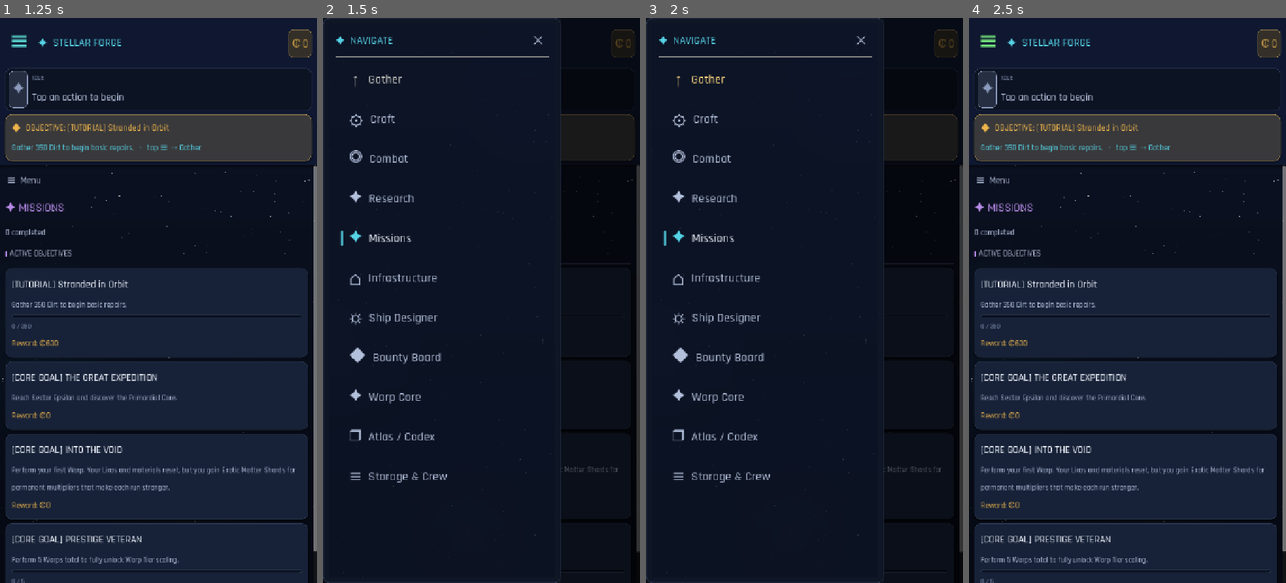
Above: before the commit, frames 1-4 (left to right).
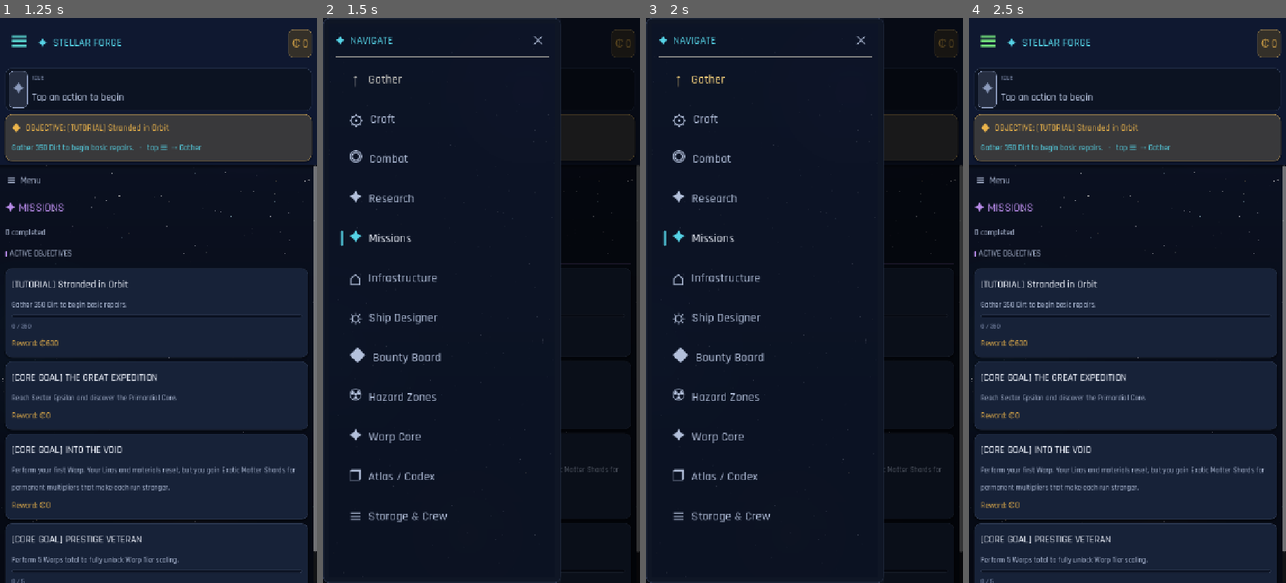
Above: after the commit, the same moments.

Repository: trakyalilter/TestMobileGame
Game: Godot game, scene res://scenes/main.tscn
Two runs of this game, one before a commit and one after it. Both use one fixed random seed, a clock stepped at 60 frames per second and the inputs below.
Inputs:
- Up to frame 1 (1.25 s): click "☰" at 0.5 s
- Up to frame 2 (1.5 s): click "☰" at 1.25 s
- Up to frame 3 (2 s): no input
- Up to frame 4 (2.5 s): click "✕" at 2 s

Frame 1 is identical in both runs. In frame 2, 0.9% of the frame differs, in the area x 8-40%, y 65-90%; in frame 3, 0.9%; in frame 4, nothing differs.

Commit message:
Phase 4: UI — surface combat resists, enrage, hazard zones & trinity sets
Mobile (portrait, code-built) UI for the v109 combat overhaul:

- Resist/weakness chips (_affinity_row / _tag_chip): ▼ WEAK (green) for
  negative resist, ⛨ RESIST (red) for positive, plus ⚔ DEALS <type> and a
  warp-hardened/cryo warning. Shown on enemy cards, the Intel modal (with a
  Damage Profile section + enrage telegraph) and the Atlas.
- Live battle readout: affinity chips on the enemy, an ENRAGED indicator that
  lights when enrage triggers (or "enrages < X% HP" telegraph for bosses), and
  a hazard WAVE x/y counter. Typed hull-damage popups now read "-N KIN/NRG/EXP".
- Hazard Zones page (More / drawer): name/desc/type, LOCKED until the unlock
  boss falls (named), counter-module warning, max waves, first-clear reward,
  and an Enter Gauntlet button calling start_hazard. Active-run banner.
- Trinity sets (_trinity_view on Ship loadout): every set with x/3 piece
  progress and its full bonus list, active sets lit, in-progress discoverable.
- Atlas lists hazard (hz_) enemies and surfaces affinity on every entry.
- Fixed pre-existing banner/text crash: active_id is the hazard zone (not an
  enemy) during a gauntlet — read enemy_inst/hazard name instead.

game_state: added enemy_enraged() getter and typed enemy-damage event tags.
tools/sim_pages.gd extended to assert WEAK/KIN/RESIST/WAVE/trinity text is
present in the built tree; tools/shot_pages.gd renders PNGs under /tmp (xvfb).

https://claude.ai/code/session_01GUAm67mj5mAEoyJTAWupry

Diff:
--- a/scripts/core/game_state.gd
+++ b/scripts/core/game_state.gd
@@ -2077,10 +2077,13 @@
 				return
 	player_shield = maxf(0.0, player_shield - res[0])
 	combat_hp -= res[1]
+	# v109 typed enemy-damage readout: tag hull damage with the enemy's dmg_type
+	# (KIN/NRG/EXP) so the popup tells the player what's hurting them.
+	var dtag: String = {"energy": "NRG", "explosive": "EXP"}.get(String(enemy_inst.get("dmg_type", "kinetic")), "KIN")
 	if res[0] > 0:
-		_event("-%d" % int(res[0]), "55d3e6", "player")
+		_event("-%d %s" % [int(res[0]), dtag], "55d3e6", "player")
 	if res[1] > 0:
-		_event("-%d" % int(res[1]), "ef6a52", "player")
+		_event("-%d %s" % [int(res[1]), dtag], "ef6a52", "player")
 	if combat_hp <= 0.0:
 		_lose_combat()
 
@@ -2281,6 +2284,10 @@
 # has >=1 kill; it runs max_waves waves (regular pool, elite at max_waves-2, boss
 # at max_waves-1), scaling enemy hp/atk/shield x(1+wave*0.20). First clear grants
 # a reward. EMP hazards jam weapons unless the counter module is equipped.
+## Public read of the per-fight enrage state for the live battle readout.
+func enemy_enraged() -> bool:
+	return _enemy_enraged
+
 func is_hazard_unlocked(zone_id: String) -> bool:
 	var hz: Dictionary = GameData.HAZARD_ZONES.get(zone_id, {})
 	if hz.is_empty():
--- a/scripts/ui/main.gd
+++ b/scripts/ui/main.gd
@@ -10,12 +10,13 @@
 	{"id": "research", "label": "Research"},
 	{"id": "more",     "label": "More"},
 ]
-const PAGE_IDS := ["gather", "craft", "combat", "research", "more", "build", "ship", "bounty", "warp", "missions", "atlas", "stats"]
+const PAGE_IDS := ["gather", "craft", "combat", "research", "more", "build", "ship", "bounty", "warp", "missions", "atlas", "stats", "hazard"]
 const MORE_MENU := [
 	{"id": "missions", "label": "✦  Missions"},
 	{"id": "build",  "label": "⌂  Infrastructure"},
 	{"id": "ship",   "label": "⛭  Ship Designer"},
 	{"id": "bounty", "label": "◆  Bounty Board"},
+	{"id": "hazard", "label": "☢  Hazard Zones"},
 	{"id": "warp",   "label": "✦  Warp Core"},
 	{"id": "atlas",  "label": "❒  Atlas / Codex"},
 	{"id": "stats",  "label": "≡  Storage & Crew"},
@@ -52,6 +53,7 @@
 	{"id": "build",    "label": "Infrastructure", "icon": "⌂"},
 	{"id": "ship",     "label": "Ship Designer",  "icon": "⛭"},
 	{"id": "bounty",   "label": "Bounty Board",   "icon": "◆"},
+	{"id": "hazard",   "label": "Hazard Zones",   "icon": "☢"},
 	{"id": "warp",     "label": "Warp Core",      "icon": "✦"},
 	{"id": "atlas",    "label": "Atlas / Codex",  "icon": "❒"},
 	{"id": "stats",    "label": "Storage & Crew", "icon": "≡"},
@@ -115,6 +117,8 @@
 var _player_heat_bar: ProgressBar = null
 var _enemy_anchor: Control = null
 var _player_anchor: Control = null
+var _enrage_chip: Control = null      # live ENRAGED indicator in the battle view
+var _wave_label: Label = null         # live hazard "WAVE x/y" counter
 var _seen_events := 0
 var _reset_armed := false
 var _warp_armed := false
@@ -435,6 +439,10 @@
 		if is_instance_valid(_player_heat_bar):
 			_player_heat_bar.max_value = GameState.MAX_HEAT
 			_player_heat_bar.value = GameState.player_heat
+		if is_instance_valid(_enrage_chip):
+			_enrage_chip.visible = GameState.enemy_enraged()
+		if is_instance_valid(_wave_label) and GameState.hazard_state.get("active", false):
+			_wave_label.text = "WAVE %d/%d" % [int(GameState.hazard_state["wave"]) + 1, int(GameState.hazard_state["max_waves"])]
 		_drain_combat_events()
 
 # Pages whose content is static/expensive (positioned node-graph, big codex) and
@@ -859,6 +867,8 @@
 	_player_heat_bar = null
 	_enemy_anchor = null
 	_player_anchor = null
+	_enrage_chip = null
+	_wave_label = null
 	match current:
 		"gather":   _build_gather()
 		"craft":    _build_craft()
@@ -872,6 +882,7 @@
 		"research": _build_research()
 		"more":     _build_more()
 		"stats":    _build_stats()
+		"hazard":   _build_hazard()
 	# Let touch drags fall through cards to the page's ScrollContainer so the
 	# whole content surface scrolls (not just the dark background gaps). Panels
 	# and containers default to MOUSE_FILTER_STOP, which eats the drag.
@@ -1064,6 +1075,54 @@
 	var req: String = zone.get("research_req", "")
 	return req == "" or GameState.is_research_unlocked(req)
 
+# ---- Damage-type / resistance widgets (v109 headline mechanic) ----
+# A short type tag + accent for an enemy's own attack damage type.
+func _dmg_type_tag(dmg_type: String) -> Array:
+	match dmg_type:
+		"energy":    return ["NRG", CYAN]
+		"explosive": return ["EXP", BUILD]
+		"cryo":      return ["CRYO", "8fdcff"]
+		_:           return ["KIN", GOLD]
+
+# A compact color-coded chip (rounded pill). weak = green (good for player),
+# resist = red/grey (bad for player). Reused on cards, intel, and atlas.
+func _tag_chip(text: String, accent: String) -> Control:
+	var pill := PanelContainer.new()
+	pill.size_flags_vertical = Control.SIZE_SHRINK_CENTER
+	var sb := _bordered(_mix(accent, INSET, 0.82), _mix(accent, LINE, 0.5), 1, 7)
+	sb.content_margin_left = 7
+	sb.content_margin_right = 7
+	sb.content_margin_top = 2
+	sb.content_margin_bottom = 2
+	pill.add_theme_stylebox_override("panel", sb)
+	var l := Label.new()
+	l.text = text
+	l.add_theme_font_size_override("font_size", _fs(9))
+	l.add_theme_color_override("font_color", Color.html(accent))
+	pill.add_child(l)
+	return pill
+
+# Row of WEAK / RESIST affinity chips for an enemy plus a "Deals: TYPE" chip.
+# Negative resist = the enemy takes MORE of that type → ▼ WEAK (green, target it).
+# Positive resist = takes LESS → ⛨ RESIST (red, avoid that weapon).
+func _affinity_row(e: Dictionary) -> Control:
+	var fc := HFlowContainer.new()
+	fc.add_theme_constant_override("h_separation", 5)
+	fc.add_theme_constant_override("v_separation", 5)
+	# The enemy's own attack type — tells the player which armor matters.
+	var dt: Array = _dmg_type_tag(String(e.get("dmg_type", "kinetic")))
+	fc.add_child(_tag_chip("⚔ DEALS %s" % dt[0], dt[1]))
+	# Warp-hardened: conventional damage is near-useless; flag it loudly.
+	if bool(e.get("warp_hardened", false)):
+		fc.add_child(_tag_chip("⚠ WARP-HARDENED · USE CRYO", PURP))
+	for entry in [["resist_k", "KIN"], ["resist_e", "NRG"], ["resist_x", "EXP"], ["resist_cryo", "CRYO"]]:
+		var val := float(e.get(entry[0], 0.0))
+		if val < -0.05:
+			fc.add_child(_tag_chip("▼ WEAK %s %d%%" % [entry[1], int(round(-val * 100.0))], GREEN))
+		elif val > 0.05:
+			fc.add_child(_tag_chip("⛨ RESIST %s %d%%" % [entry[1], int(round(val * 100.0))], RED))
+	return fc
+
 func _enemy_card(id: String, e: Dictionary) -> Control:
 	var v := _card(RED, true)
 	# Fill the grid row so both cards in a row match the taller one (enemies have
@@ -1081,6 +1140,8 @@
 	if int(e.get("max_shield", 0)) > 0:
 		stats.insert(1, _line("Shield %s" % GameData.fmt(e["max_shield"]), CYAN))
 	_inset(v, "TARGET", stats, RED)
+	# Headline mechanic: weakness / resist chips so the player picks the right gun.
+	v.add_child(_affinity_row(e))
 	_inset(v, "SALVAGE", _loot_lines(e.get("loot", [])), RED)
 	# Idle combat preview: can you win/farm this, and how fast?
 	var pv := GameState.combat_preview(id)
@@ -1157,6 +1218,13 @@
 	if int(e.get("max_shield", 0)) > 0:
 		stat_lines.insert(1, _line("Shield %s" % GameData.fmt(e["max_shield"]), CYAN))
 	_inset(v, "COMBAT STATS", stat_lines, RED)
+	# Damage-type profile (the headline mechanic) — full affinity breakdown.
+	_section(v, "Damage Profile", GREEN)
+	var dt: Array = _dmg_type_tag(String(e.get("dmg_type", "kinetic")))
+	_clbl(v, "Attacks with %s damage" % dt[0], 11, dt[1])
+	v.add_child(_affinity_row(e))
+	if bool(e.get("enrage_at", 0.0) > 0.0):
+		_clbl(v, "☠ Enrages below %d%% HP  (x%.1f ATK)" % [int(round(float(e["enrage_at"]) * 100.0)), float(e.get("enrage_atk_mult", 1.5))], 10, "ff5933")
 	var guaranteed := []
 	var rare := []
 	for row2 in e.get("loot", []):
@@ -1191,9 +1259,34 @@
 	var e: Dictionary = GameState.enemy_inst
 	_skill_banner(v, "BATTLE STATION", "combat", RED)
 
+	# Hazard wave counter — live "WAVE x/y" during a gauntlet run.
+	if GameState.hazard_state.get("active", false):
+		var hz: Dictionary = GameData.HAZARD_ZONES.get(GameState.hazard_state["zone_id"], {})
+		var wv := _card(PURP, true)
+		_card_head(wv, "☢", hz.get("name", "Hazard Zone"), "", PURP, true)
+		_wave_label = Label.new()
+		_wave_label.horizontal_alignment = HORIZONTAL_ALIGNMENT_CENTER
+		_wave_label.add_theme_font_size_override("font_size", _fs(15))
+		_wave_label.add_theme_color_override("font_color", Color.html(PURP))
+		_wave_label.text = "WAVE %d/%d" % [int(GameState.hazard_state["wave"]) + 1, int(GameState.hazard_state["max_waves"])]
+		wv.add_child(_wave_label)
+		v.add_child(wv.get_parent())
+
 	# Enemy combatant
 	var ep := _card(RED, true)
 	_card_head(ep, "◎", e["name"], "", RED, true)
+	# Live affinity readout: weakness / resist + the enemy's own damage type so
+	# the player can pick the right weapon mid-fight.
+	ep.add_child(_affinity_row(e))
+	# ENRAGED indicator — hidden until the enemy enrages (or a telegraph for bosses
+	# that enrage below a HP threshold).
+	_enrage_chip = _tag_chip("☠ ENRAGED", "ff5933")
+	_enrage_chip.visible = GameState.enemy_enraged()
+	var erow := HBoxContainer.new()
+	erow.add_child(_enrage_chip)
+	if not GameState.enemy_enraged() and float(e.get("enrage_at", 0.0)) > 0.0:
+		erow.add_child(_tag_chip("☠ enrages < %d%% HP" % int(round(float(e["enrage_at"]) * 100.0)), C_WARN))
+	ep.add_child(erow)
 	var er := HBoxContainer.new()
 	var ehl := Label.new()
 	ehl.text = "ENEMY HULL"
@@ -1819,21 +1912,54 @@
 		fc.add_child(pill)
 	v.add_child(fc)
 
+# Human-readable label for a trinity bonus key (matches GameData bonus dicts).
+func _trinity_bonus_label(key: String, val: float) -> String:
+	var names := {
+		"atk_speed_pct": "Attack Speed", "hp_regen_flat": "Hull Regen", "all_dmg_pct": "All Damage",
+		"evasion_flat": "Evasion", "enemy_def_reduce_pct": "Enemy DEF Shred", "missile_dmg_pct": "Missile Damage",
+		"def_pct": "Defense", "reflect_pct": "Damage Reflect", "accuracy_flat": "Accuracy",
+		"shield_regen_pct": "Shield Regen", "def_flat": "Defense", "energy_dmg_pct": "Energy Damage",
+		"crit_chance": "Crit Chance", "shield_hp_pct": "Shield HP", "atk_pct": "Attack",
+	}
+	var nm: String = names.get(key, key.replace("_", " ").capitalize())
+	var suffix := "%" if key.ends_with("_pct") or key.ends_with("_chance") else ""
+	return "+%d%s %s" % [int(round(val)), suffix, nm]
+
+# Trinity-set panel: active sets first (full bonus list), then in-progress sets
+# so the player can discover what each one grants. Reused on Ship and the sim.
+func _trinity_view(v: VBoxContainer) -> void:
+	var counts := GameState.equipped_set_counts()
+	_section(v, "Trinity Set Bonuses", PURP)
+	var active := GameState.active_trinity_sets()
+	# Show every set: active ones lit with their full bonus list, others as
+	# discoverable progress (equip all 3 pieces to activate).
+	for sn in GameData.SETS:
+		var sd: Dictionary = GameData.SETS.get(sn, {})
+		var have := int(counts.get(sn, 0))
+		var pieces := int(GameData.TRINITY_SET_BONUSES.get(sn, {}).get("pieces", 3))
+		var is_active: bool = sn in active
+		# Hide sets the player has zero progress on AND no active bonus, unless none
+		# are active yet (so the page always teaches what's available).
+		var c := _card(PURP, is_active)
+		var badge := "%d/%d" % [have, pieces]
+		_card_head(c, "✦" if is_active else "○", sd.get("name", sn), badge, PURP, is_active)
+		var blines := []
+		var bonus: Dictionary = GameData.TRINITY_SET_BONUSES.get(sn, {})
+		for k in bonus:
+			if k == "name" or k == "pieces":
+				continue
+			blines.append(_line(_trinity_bonus_label(k, float(bonus[k])), GOLD if is_active else C_MUTED))
+		if sd.get("bonus_desc", "") != "":
+			blines.append(_line("✦ " + sd["bonus_desc"], PURP if is_active else C_MUTED))
+		_inset(c, "ACTIVE" if is_active else "EQUIP 3 PIECES TO ACTIVATE", blines, PURP, is_active)
+		v.add_child(c.get_parent())
+
 func _ship_loadout(v: VBoxContainer, h: Dictionary) -> void:
 	var slots: Array = h.get("slots", [])
 	if slots.is_empty():
 		_empty(v, "No ship.")
 		return
-	var counts := GameState.equipped_set_counts()
-	if not counts.is_empty():
-		_section(v, "Set Bonuses", PURP)
-		for sn in counts:
-			var sd: Dictionary = GameData.SETS.get(sn, {})
-			var active: bool = counts[sn] >= 3
-			var txt := "%s — %d/3" % [sd.get("name", sn), counts[sn]]
-			if active and sd.get("bonus_desc", "") != "":
-				txt += "  ✓ " + sd["bonus_desc"]
-			_clbl(v, txt, 11, GOLD if active else C_DIM)
+	_trinity_view(v)
 	_section(v, "LOADOUT — tap Remove to unequip", CYAN)
 	var g := _grid(v)
 	for i in slots.size():
@@ -2449,6 +2575,69 @@
 	l.add_theme_color_override("font_color", Color.html(color))
 	parent.add_child(l)
 
+# ============================================================ HAZARD ZONES
+# Gauntlet runs (GameData.HAZARD_ZONES): locked until the unlock boss falls,
+# warn if the counter module isn't fitted, then a max-waves gauntlet that calls
+# GameState.start_hazard. Live wave counter shows on the battle view.
+func _build_hazard() -> void:
+	var v := _clear("hazard")
+	_back_header(v)
+	var eyebrow := Label.new()
+	eyebrow.text = "☢ HAZARD ZONES"
+	eyebrow.add_theme_font_size_override("font_size", _fs(16))
+	eyebrow.add_theme_color_override("font_color", Color.html(PURP))
+	v.add_child(eyebrow)
+	_section(v, "Wave-survival gauntlets. Defeat the unlock boss, fit the counter module, then clear every wave for a one-time reward.", PURP)
+
+	# Active run banner.
+	if GameState.hazard_state.get("active", false):
+		var ahz: Dictionary = GameData.HAZARD_ZONES.get(GameState.hazard_state["zone_id"], {})
+		var rc := _card(GREEN, true)
+		_card_head(rc, "☢", "IN PROGRESS — " + ahz.get("name", ""), "", GREEN, true)
+		_clbl(rc, "WAVE %d/%d" % [int(GameState.hazard_state["wave"]) + 1, int(GameState.hazard_state["max_waves"])], 15, GREEN)
+		var go := _card_button("Go to Battle", RED, true)
+		go.pressed.connect(func() -> void: _show("combat"))
+		rc.add_child(go)
+		v.add_child(rc.get_parent())
+
+	for hz_id in GameData.HAZARD_ZONES:
+		var hz: Dictionary = GameData.HAZARD_ZONES[hz_id]
+		var unlocked := GameState.is_hazard_unlocked(hz_id)
+		var c := _card(PURP, unlocked)
+		var badge := "★%d" % int(hz.get("difficulty", 1))
+		_card_head(c, "☢", hz.get("name", hz_id), badge, PURP, unlocked)
+		var ht: String = hz.get("hazard_type", "")
+		_clbl(c, hz.get("desc", ""), 11, C_DIM)
+		var info := [
+			_line("Type: %s" % ht.replace("_", " ").to_upper(), PURP),
+			_line("Waves: %d  (elite + boss finale)" % int(hz.get("max_waves", 7)), C_TEXT),
+		]
+		_inset(c, "GAUNTLET", info, PURP)
+		if not unlocked:
+			# Tell the player exactly which boss to defeat.
+			var boss_id: String = hz.get("unlock_boss", "")
+			var boss_nm: String = GameData.ENEMIES.get(boss_id, {}).get("name", boss_id)
+			_clbl(c, "🔒 LOCKED — defeat %s to unlock" % boss_nm, 11, C_WARN)
+		else:
+			# Counter-module warning: survivable but punishing without it.
+			var counter: String = hz.get("counter_module", "")
+			if counter != "" and not GameState.has_counter_module(hz_id):
+				var cm_nm: String = GameData.MODULES.get(counter, {}).get("name", counter)
+				_clbl(c, "⚠ Fit %s (Ship › Modules) or weapons jam!" % cm_nm, 11, RED)
+			elif counter != "":
+				_clbl(c, "✓ %s equipped" % GameData.MODULES.get(counter, {}).get("name", counter), 10, GREEN)
+			if hz.get("first_clear_reward", "") != "" and not GameState.hazard_clears.get(hz_id, false):
+				_clbl(c, "First-clear reward: %s" % GameData.res_name(hz["first_clear_reward"]), 10, GOLD)
+			var running: bool = GameState.hazard_state.get("active", false)
+			var eb := _card_button("☢ Enter Gauntlet" if not running else "Run in progress", RED, not running and GameState.active_hull != "")
+			if not running and GameState.active_hull != "":
+				var zid: String = hz_id
+				eb.pressed.connect(func() -> void:
+					if GameState.start_hazard(zid):
+						_show("combat"))
+			c.add_child(eb)
+		v.add_child(c.get_parent())
+
 func _atlas_enemies(v: VBoxContainer) -> void:
 	for z in GameData.ZONES:
 		_section(v, "%s  (★%d)" % [z.get("name", ""), int(z.get("difficulty", 1))], RED)
@@ -2466,6 +2655,38 @@
 			if int(e.get("max_shield", 0)) > 0:
 				stats.append(_line("Shield %s" % GameData.fmt(e["max_shield"]), CYAN))
 			_inset(c, "STATS", stats, RED)
+			c.add_child(_affinity_row(e))
+			var ib := _card_button("ⓘ Intel", CYAN, true)
+			ib.pressed.connect(func() -> void: _show_enemy_intel(eid))
+			c.add_child(ib)
+			v.add_child(c.get_parent())
+	# Hazard-zone gauntlet enemies aren't in any sector pool — list them so the
+	# codex is complete (incl. hz_ drones / elites / overlords).
+	var hz_seen := {}
+	for hz_id in GameData.HAZARD_ZONES:
+		var hz: Dictionary = GameData.HAZARD_ZONES[hz_id]
+		var pool: Array = []
+		pool.append_array(hz.get("enemy_pool", []))
+		if hz.get("elite_enemy", "") != "":
+			pool.append(hz["elite_enemy"])
+		if hz.get("boss_enemy", "") != "":
+			pool.append(hz["boss_enemy"])
+		_section(v, "☢ %s  (Hazard)" % hz.get("name", hz_id), PURP)
+		for eid in pool:
+			if hz_seen.has(eid) or not GameData.ENEMIES.has(eid):
+				continue
+			hz_seen[eid] = true
+			var e: Dictionary = GameData.ENEMIES[eid]
+			var c := _card(PURP, true)
+			_card_head(c, "☢", e.get("name", eid), "", PURP, true)
+			var stats := [
+				_line("HP %s   DEF %d" % [GameData.fmt(e.get("hp", 0)), int(e.get("def", 0))], C_TEXT),
+				_line("ATK %d / %.1fs" % [int(e.get("atk", 0)), float(e.get("interval", 2.0))], C_WARN),
+			]
+			if int(e.get("max_shield", 0)) > 0:
+				stats.append(_line("Shield %s" % GameData.fmt(e["max_shield"]), CYAN))
+			_inset(c, "STATS", stats, PURP)
+			c.add_child(_affinity_row(e))
 			var ib := _card_button("ⓘ Intel", CYAN, true)
 			ib.pressed.connect(func() -> void: _show_enemy_intel(eid))
 			c.add_child(ib)
@@ -3039,7 +3260,14 @@
 	elif t == "craft":
 		accent = CYAN; icon = "⚙"; kind = "ENGINEERING"; nm = GameData.CRAFT[GameState.active_id]["name"]
 	elif t == "combat":
-		accent = RED; icon = "◎"; kind = "IN COMBAT"; nm = GameData.ENEMIES[GameState.active_id]["name"]
+		accent = RED; icon = "◎"; kind = "IN COMBAT"
+		# During a hazard gauntlet active_id is the hazard zone, not an enemy —
+		# read the live enemy instance (or the hazard name) instead.
+		if GameState.hazard_state.get("active", false):
+			icon = "☢"; kind = "HAZARD"
+			nm = String(GameState.enemy_inst.get("name", GameData.HAZARD_ZONES.get(GameState.active_id, {}).get("name", "Hazard")))
+		else:
+			nm = GameData.ENEMIES.get(GameState.active_id, {}).get("name", "Combat")
 	_banner_icon.text = icon
 	_banner_icon.add_theme_color_override("font_color", Color.html(accent))
 	_banner_chip.add_theme_stylebox_override("panel", _bordered(_mix(accent, INSET, 0.8), accent, 1, 10))
@@ -3093,7 +3321,9 @@
 	elif GameState.active_type == "craft":
 		return "▶ Crafting: " + GameData.CRAFT[GameState.active_id]["name"]
 	elif GameState.active_type == "combat":
-		return "▶ Engaging: " + GameData.ENEMIES[GameState.active_id]["name"]
+		if GameState.hazard_state.get("active", false):
+			return "☢ Hazard: " + String(GameState.enemy_inst.get("name", "—"))
+		return "▶ Engaging: " + GameData.ENEMIES.get(GameState.active_id, {}).get("name", "Combat")
 	return "Idle — tap an action to begin"
 
 func _req_text(def: Dictionary, skill: String) -> String:
--- /dev/null
+++ b/tools/shot_pages.gd
@@ -0,0 +1,67 @@
+extends SceneTree
+## Optional screenshot harness (run under xvfb). Renders the combat battle view
+## and the enemy Intel modal to PNGs under /tmp for visual inspection. Not part
+## of CI; PNGs are not committed.
+
+func _init() -> void:
+	process_frame.connect(_run, CONNECT_ONE_SHOT)
+
+func _shot(path: String) -> void:
+	await process_frame
+	await process_frame
+	var img := root.get_viewport().get_texture().get_image()
+	img.save_png(path)
+	print("saved %s" % path)
+
+func _run() -> void:
+	root.get_window().size = Vector2i(720, 1280)
+	var scene: PackedScene = load("res://scenes/main.tscn")
+	var main = scene.instantiate()
+	root.add_child(main)
+	await process_frame
+	await process_frame
+	# Dismiss the boot welcome overlay so pages are visible in the capture.
+	main._welcome_done = true
+	if main._welcome != null:
+		main._welcome.queue_free()
+		main._welcome = null
+	await process_frame
+	var gs = root.get_node("GameState")
+	for mid in ["z1_kinetic", "z1_energy", "z1_shield", "z1_battery"]:
+		gs.module_inventory[mid] = 1
+		gs.equip_module(mid)
+
+	# Combat targeting page (enemy cards with affinity chips).
+	main._show("combat")
+	await _shot("/tmp/mobile_combat_targets.png")
+
+	# Live battle view.
+	gs.start_task("combat", "z1_lunar_drone")
+	main._show("combat")
+	main._refresh_current()
+	await _shot("/tmp/mobile_battle.png")
+	gs.stop_task()
+
+	# Enemy Intel modal.
+	main._show("combat")
+	await process_frame
+	main._show_enemy_intel("z1_lunar_drone")
+	await _shot("/tmp/mobile_intel.png")
+
+	# Dismiss the Intel modal overlay (a ColorRect child of main) before moving on.
+	for c in main.get_children():
+		if c is ColorRect and c.color.a > 0.5:
+			c.queue_free()
+	await process_frame
+
+	# Hazard zones page.
+	main._show("hazard")
+	await _shot("/tmp/mobile_hazard.png")
+
+	# Trinity / ship loadout.
+	main.ship_view = "loadout"
+	main._show("ship")
+	await _shot("/tmp/mobile_trinity.png")
+
+	print("SHOTS: DONE")
+	quit()
--- a/tools/sim_pages.gd
+++ b/tools/sim_pages.gd
@@ -1,9 +1,24 @@
 extends SceneTree
 ## Page-render smoke: load the real main scene and build every page so any
 ## UI build error against the new data surfaces as a SCRIPT ERROR in stderr.
+## Phase 4 extension: also asserts the resist/weakness/hazard/trinity UI text is
+## actually present in the built tree.
 
 func _init() -> void:
 	process_frame.connect(_run, CONNECT_ONE_SHOT)
+
+# Recursively collect all Label text under a node.
+func _collect_text(node: Node, out: Array) -> void:
+	if node is Label:
+		out.append(node.text)
+	for c in node.get_children():
+		_collect_text(c, out)
+
+func _has(texts: Array, needle: String) -> bool:
+	for t in texts:
+		if needle in t:
+			return true
+	return false
 
 func _run() -> void:
 	var scene: PackedScene = load("res://scenes/main.tscn")
@@ -20,11 +35,97 @@
 		main._show(pid)
 		await process_frame
 		print("built page: %s" % pid)
-	# Also enter a combat to exercise the battle view.
+	var fail := false
+
+	# --- Task 1: enemy card + Intel for an enemy WITH resists (z1_lunar_drone).
+	var card = main._enemy_card("z1_lunar_drone", GameData.ENEMIES["z1_lunar_drone"])
+	root.add_child(card)
+	await process_frame
+	var ct := []
+	_collect_text(card, ct)
+	if _has(ct, "WEAK") and _has(ct, "KIN") and _has(ct, "DEALS"):
+		print("PASS enemy_card affinity: WEAK/KIN/DEALS present")
+	else:
+		print("FAIL enemy_card affinity missing — got: %s" % str(ct))
+		fail = true
+	card.queue_free()
+
+	main._show_enemy_intel("z1_lunar_drone")
+	await process_frame
+	var it := []
+	_collect_text(main, it)
+	if _has(it, "WEAK") and _has(it, "RESIST"):
+		print("PASS intel modal: WEAK + RESIST present")
+	else:
+		print("FAIL intel modal missing WEAK/RESIST — got: %s" % str(it))
+		fail = true
+
+	# --- Task 3: hazard view (locked + a hazard name present).
+	main._show("hazard")
+	await process_frame
+	var hz := []
+	_collect_text(main.pages["hazard"], hz)
+	if _has(hz, "EMP Nexus") and _has(hz, "Waves"):
+		print("PASS hazard view: zone name + wave info present")
+	else:
+		print("FAIL hazard view missing — got: %s" % str(hz))
+		fail = true
+
+	# --- Task 4: trinity view on the ship loadout.
+	main.ship_view = "loadout"
+	main._show("ship")
+	await process_frame
+	var tv := []
+	_collect_text(main.pages["ship"], tv)
+	if _has(tv, "TRINITY SET BONUSES") and _has(tv, "Architect's Regalia"):
+		print("PASS trinity view: header + set name present")
+	else:
+		print("FAIL trinity view missing — got: %s" % str(tv))
+		fail = true
+
+	# --- Task 2: battle view with a hazard-style enemy; affinity + wave readout.
 	gs.start_task("combat", "z1_lunar_drone")
 	main._show("combat")
 	await process_frame
 	main._refresh_current()
 	await process_frame
+	var bt := []
+	_collect_text(main.pages["combat"], bt)
+	if _has(bt, "DEALS") and (_has(bt, "WEAK") or _has(bt, "RESIST")):
+		print("PASS battle view: live affinity readout present")
+	else:
+		print("FAIL battle view affinity missing — got: %s" % str(bt))
+		fail = true
+
+	# A few combat ticks to make sure the live combat readout doesn't error.
+	for _i in range(40):
+		gs._tick_combat(0.5)
+		main._process(0.016)
+		await process_frame
+
+	# --- Hazard run: start one to confirm the wave counter renders.
+	gs.boss_kills["z2_boss_monolith"] = 1   # unlock EMP Nexus
+	# Fit the counter module so start_hazard succeeds.
+	gs.module_inventory["faraday_hull"] = 1
+	gs.equip_module("faraday_hull")
+	if gs.start_hazard("emp_nexus"):
+		main._show("combat")
+		await process_frame
+		main._refresh_current()
+		await process_frame
+		var wt := []
+		_collect_text(main.pages["combat"], wt)
+		if _has(wt, "WAVE"):
+			print("PASS hazard run: WAVE counter present in battle view")
+		else:
+			print("FAIL hazard run WAVE counter missing — got: %s" % str(wt))
+			fail = true
+		gs.stop_task()
+	else:
+		print("NOTE hazard run did not start (unlock/counter gate) — skipping wave assert")
+
+	if fail:
+		print("PAGES: FAIL")
+		quit(1)
 	print("PAGES: PASS")
 	quit()
